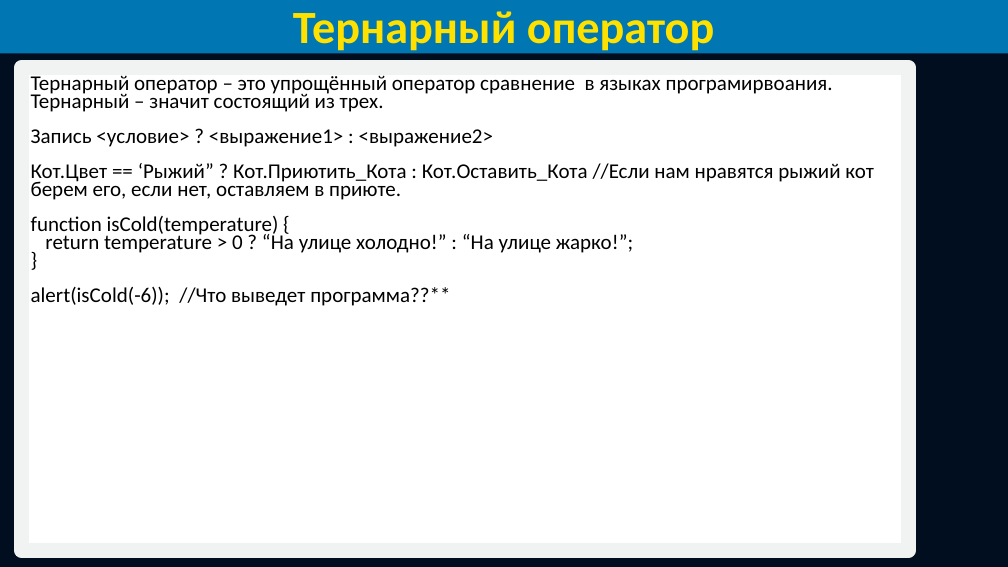
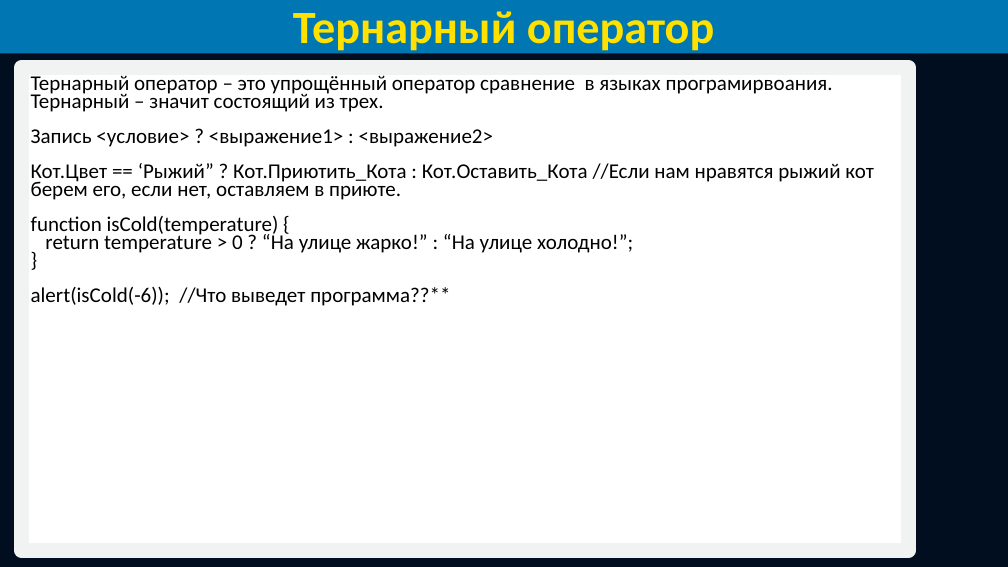
Before and after one commit to AcrossPaper/Klub-programmistov, a slide deck: slide 11 of Уроки/Занятие 2/презентация.pptx. Drawn at 1008x567 pixels with LibreOffice and Linux fonts; fonts in the diff are those of the drawing; background and template pictures are left out. Boxes give left, top, right and bottom in pixels: in the first picture for what was removed or moved away, otherwise in the second. Text is boxed around its words. In the diff, an @@ line names an element or a change of style, - is before the commit and + after.

Commit message:
Поменял в презентации ошибку
Была ошибка в слайде с тернарным оператором. Поменял местами строки.

```diff
--- a/Уроки/Занятие 2/презентация.pptx
+++ b/Уроки/Занятие 2/презентация.pptx
@@ text at <box>45,231,633,253</box>: text changed @@
-return temperature > 0 ? “На улице холодно!” : “На улице жарко!”;
+return temperature > 0 ? “На улице жарко!” : “На улице холодно!”;
```
